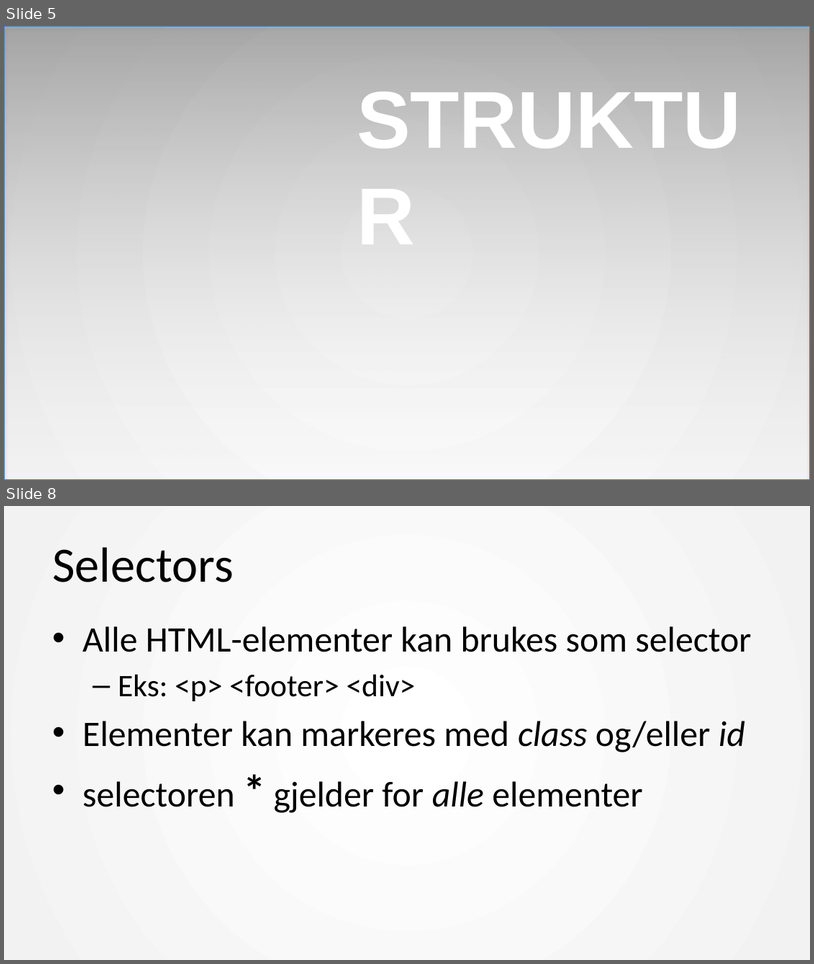
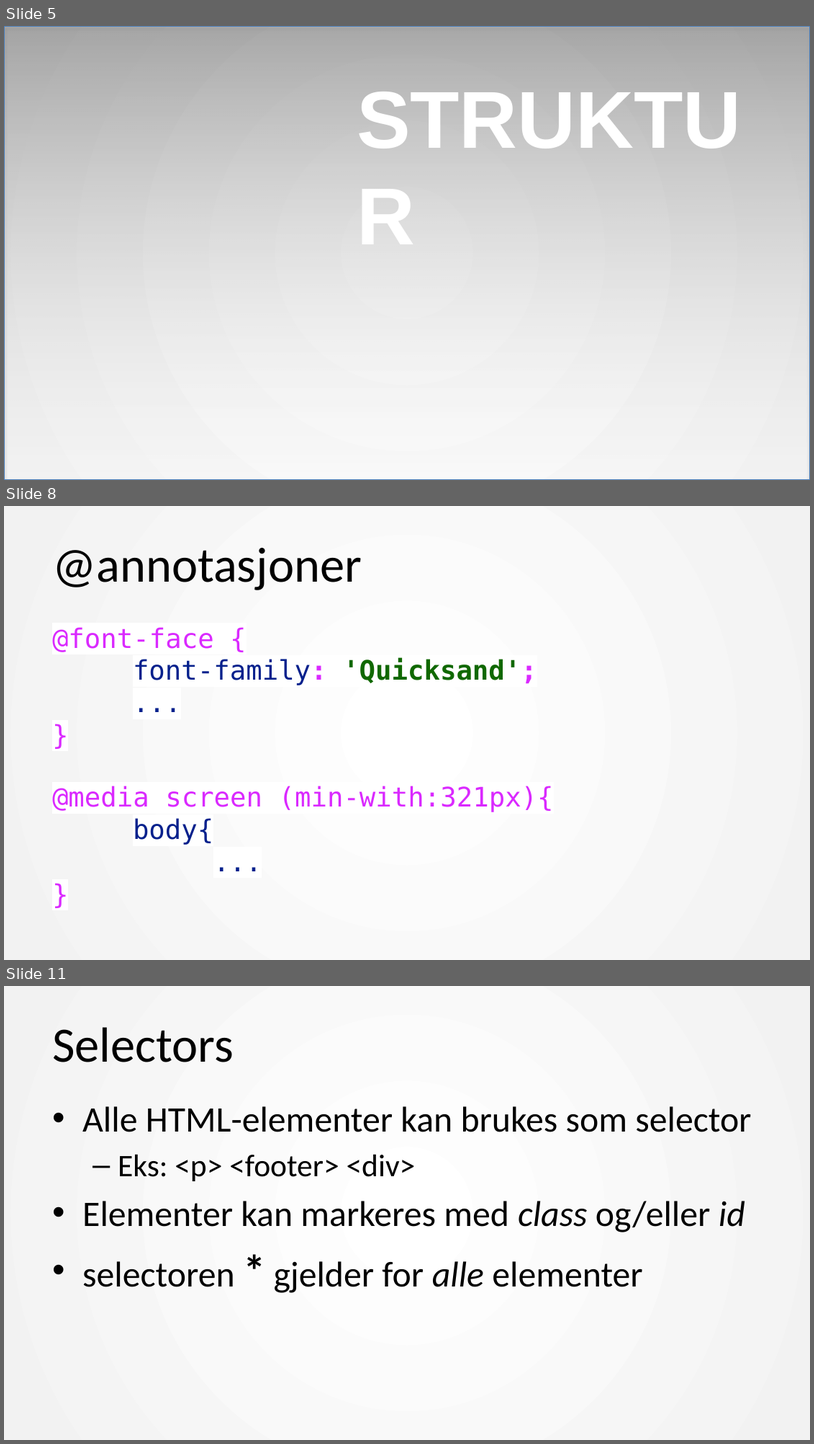
Before and after one commit to mesan/css-kurs, a slide deck: Foiler/1. CSS basic.pptx. Shown one above the other, each under a label of ours: slides 5 and 8 before the commit, slides 5, 8 and 11 after it; the slides between them are not shown. The pictures are 814x964 and 814x1444 pixels, drawn with LibreOffice and Linux fonts; fonts in the diff are those of the drawing; background and template pictures are left out; a plain dark background stands for a picture behind light text. Boxes give left, top, right and bottom in pixels: in the first picture for what was removed or moved away, otherwise in the second. Text is boxed around its words. In the diff, an @@ line names an element or a change of style, - is before the commit and + after.

```diff
--- a/Foiler/1. CSS basic.pptx
+++ b/Foiler/1. CSS basic.pptx
@@ slide 8 added at (4, 506, 810, 960), background #FFFFFF; not listed: 1 template element that a slide beside it also shows @@
@@ title added at (52, 548, 362, 590), 44 pt, text #000000 @@
+@annotasjoner
@@ text added at (52, 627, 538, 685), 24 pt, text #DA29FF @@
+@font-face {
+font-family: 'Quicksand';
+...
+}
@@ text added at (52, 785, 554, 844), 24 pt, text #DA29FF @@
+@media screen (min-with:321px){
+body{
+...
+}
@@ what was slide 8 is now slide 11 @@
```
Also in this commit, not shown: 2 slides changed, 3 other slides added, 1 slide removed.
